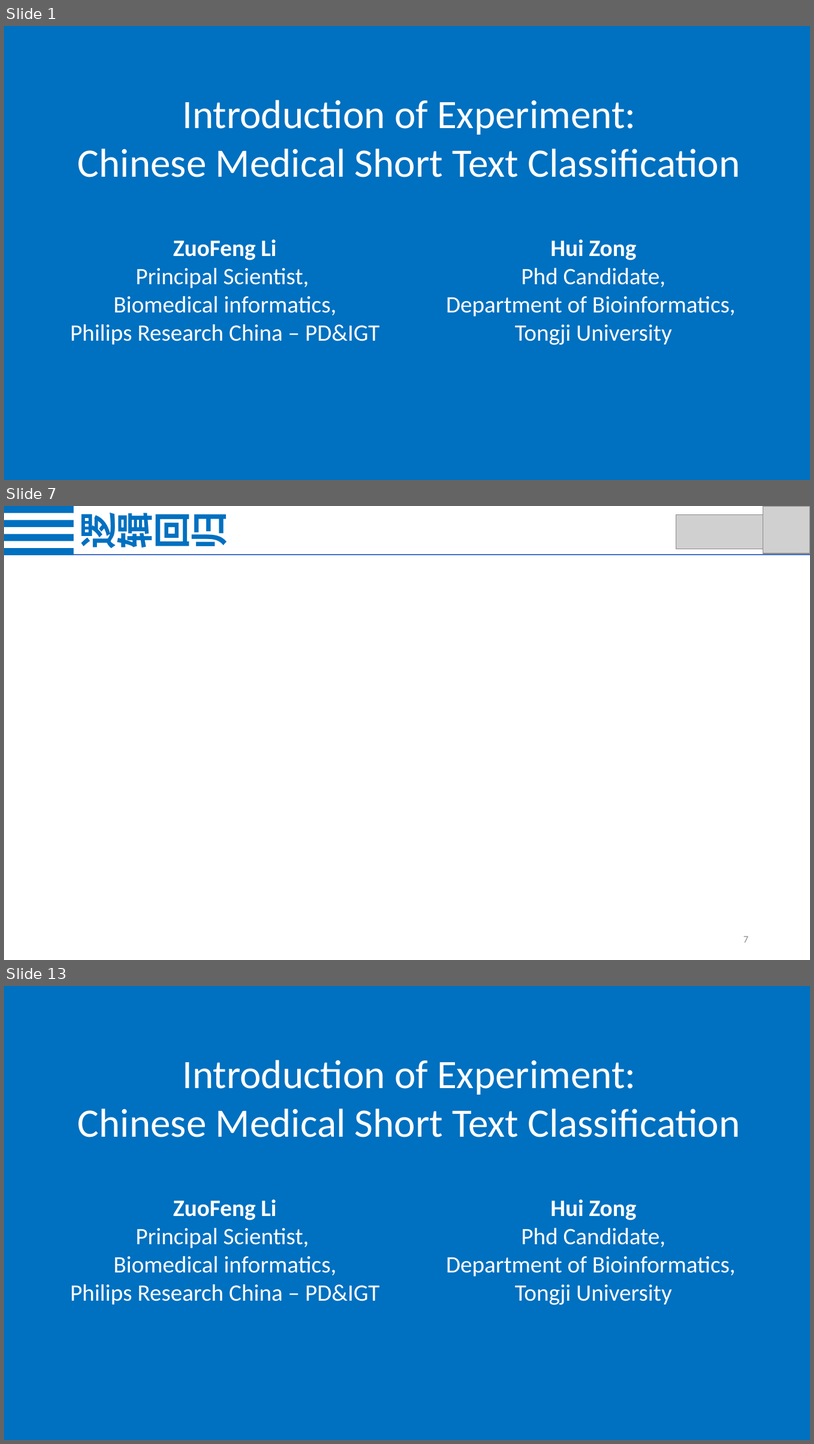
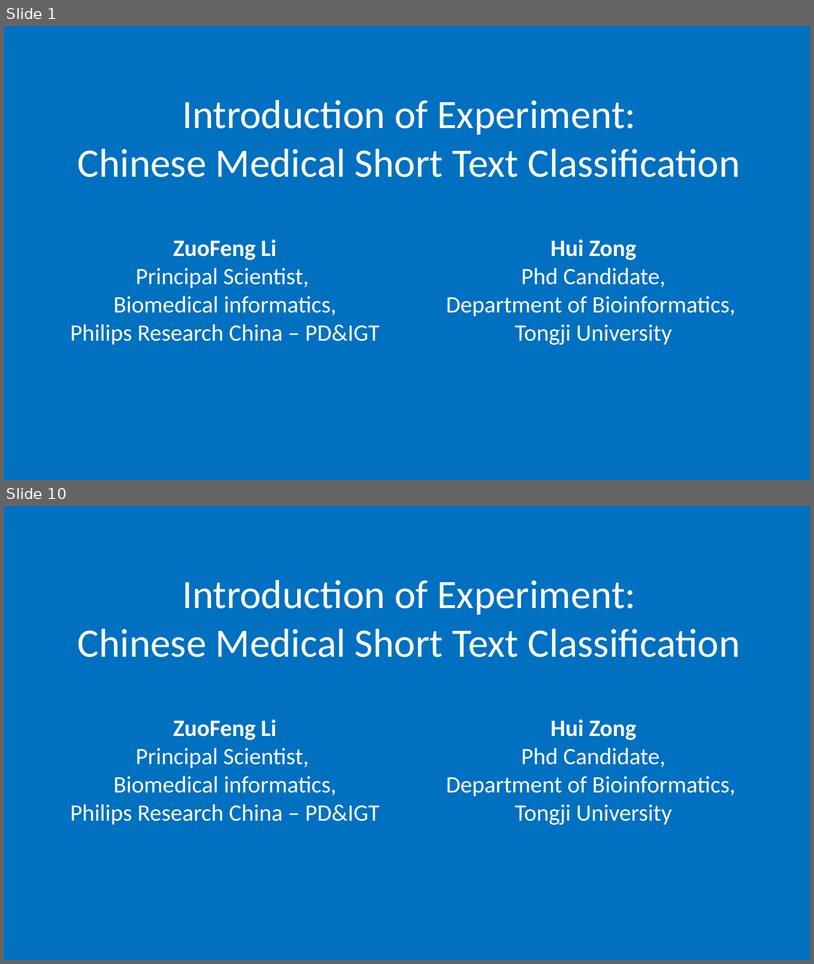
Before and after one commit to zonghui0228/Chinese-Medical-Text-Classification, a slide deck: Chinese_Medical_Text_Classification.pptx. Shown one above the other, each under a label of ours: slides 1, 7 and 13 before the commit, slides 1 and 10 after it; the slides between them are not shown. The pictures are 814x1444 and 814x964 pixels, drawn with LibreOffice and Linux fonts; fonts in the diff are those of the drawing; grey boxes stand for pictures. Boxes give left, top, right and bottom in pixels: in the first picture for what was removed or moved away, otherwise in the second. Text is boxed around its words. In the diff, an @@ line names an element or a change of style, - is before the commit and + after.

```diff
--- a/Chinese_Medical_Text_Classification.pptx
+++ b/Chinese_Medical_Text_Classification.pptx
@@ slide 7 removed at (4,506,810,960), background #FFFFFF @@
@@ text removed at (69,515,234,547) @@
-逻辑回归
@@ picture removed at (677,514,766,549) @@
@@ picture removed at (764,507,810,554) @@
@@ group removed at (4,506,74,556): 4 rectangles @@
@@ line removed from (74, 555) to (810, 555) @@
@@ page number removed at (744,936,749,942) @@
-7
@@ what was slide 13 is now slide 10 @@
```
Also in this commit, not shown: 8 slides changed, 2 other slides removed, 1 other file.
